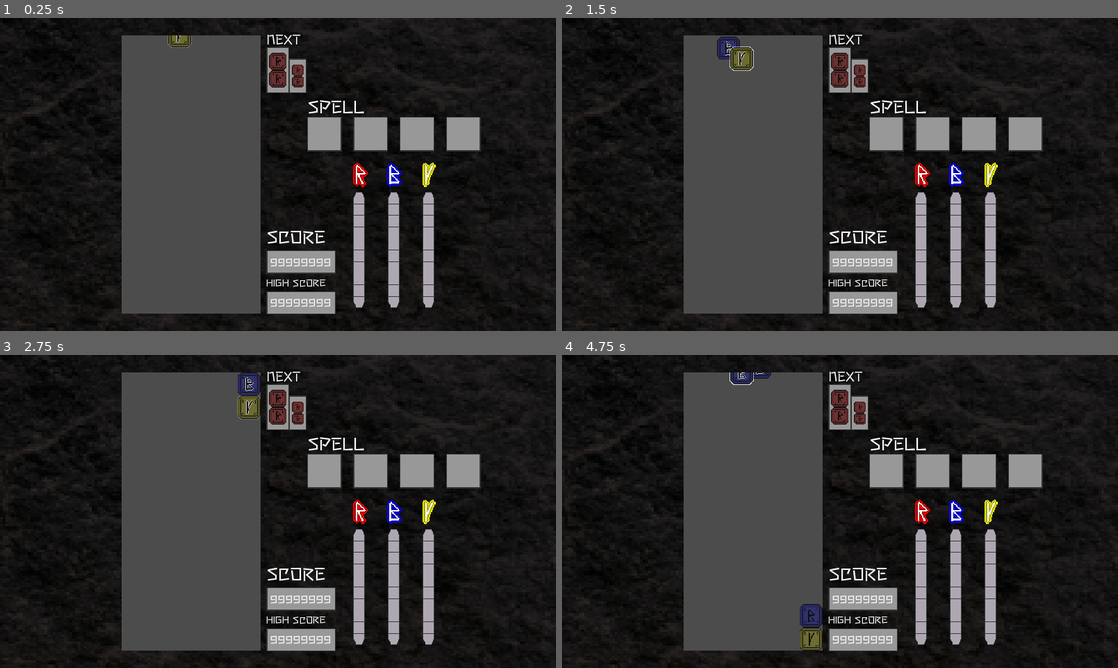
Above: before the commit, frames 1-4 (two rows, left to right).
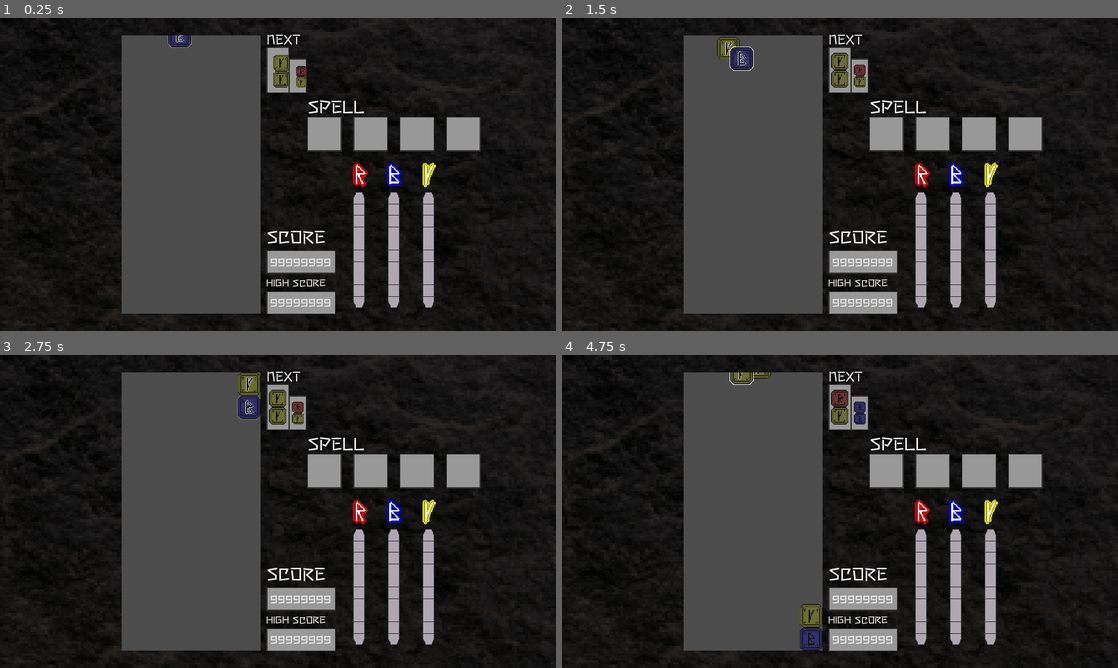
Above: after the commit, the same moments.

Repository: dreamblader/rune_ruckus
Game: Godot game, scene res://game_scene.tscn
Two runs of this game, one before a commit and one after it. Both use one fixed random seed, a clock stepped at 60 frames per second and the inputs below.
Inputs:
- Up to frame 1 (0.25 s): no input
- Up to frame 2 (1.5 s): tap Enter (ui_accept) at 0.5, 0.77 s; hold Right (ui_right) 0.53-1.28 s; hold S (drop) 0.53-1.28 s; hold Down (ui_down) from 1.28 s (still down); tap A (rotate_l) at 1.35 s
- Up to frame 3 (2.75 s): tap Enter (ui_accept) at 1.52, 2 s; release Down (ui_down) at 2.03 s; hold Right (ui_right) from 2.03 s (still down); hold D (rotate_r) from 2.03 s (still down)
- Up to frame 4 (4.75 s): release D (rotate_r) at 2.78 s; tap S (drop) at 2.85 s; tap Enter (ui_accept) at 3.02, 3.77, 4.52 s; release Right (ui_right) at 3.53 s; hold A (rotate_l) 3.53-4.28 s; hold Left (ui_left) from 3.53 s (still down); tap D (rotate_r) at 4.35 s

The runs differ from the first frame. In frame 1, 0.6% of the frame differs, in the area x 30-56%, y 5-23%; in frame 2, 0.7%; in frame 3, 0.8%; in frame 4, 0.9%, in the area x 30-55%, y 5-95%.

Commit message:
rune preview is working

Diff:
--- a/game_scene.tscn
+++ b/game_scene.tscn
@@ -84,4 +84,5 @@
 
 [connection signal="emit_chain" from="Content/MidContainer/Control/ViewportContainer/Viewport/Board" to="." method="_on_Board_emit_chain"]
 [connection signal="emit_orb" from="Content/MidContainer/Control/ViewportContainer/Viewport/Board" to="." method="_on_Board_emit_orb"]
+[connection signal="emit_preview_runes" from="Content/MidContainer/Control/ViewportContainer/Viewport/Board" to="." method="_on_Board_emit_preview_runes"]
 [connection signal="emit_score" from="Content/MidContainer/Control/ViewportContainer/Viewport/Board" to="." method="_on_Board_emit_score"]
--- a/game_script.gd
+++ b/game_script.gd
@@ -51,3 +51,10 @@
 
 func _on_Board_emit_chain(value) -> void:
 	pass # Replace with function body.
+
+
+func _on_Board_emit_preview_runes(preview_runes:Array) -> void:
+	if data == null:
+		yield($Content/RightContainer/DataContent, "ready")
+		data = $Content/RightContainer/DataContent
+	data.set_preview(preview_runes)
--- a/main/board_script.gd
+++ b/main/board_script.gd
@@ -22,6 +22,7 @@
 onready var player = $Player
 
 signal emit_orb(at_position)
+signal emit_preview_runes(preview_runes)
 signal emit_score(value)
 signal emit_chain(value)
 
@@ -33,6 +34,11 @@
 
 
 func _ready():
+	yield(self, "ready")
+	start()
+
+
+func start():
 	rng.randomize()
 	generate_runes()
 	player.tick_move = TICK_MOVE
@@ -44,6 +50,7 @@
 	while next_runes.size() < 4:
 		var random_color_index = rng.randi_range(0, unlocked_colors.size()-1)
 		next_runes.append(unlocked_colors[random_color_index])
+	emit_signal("emit_preview_runes", next_runes)
 
 
 func spawn_player() -> void:
@@ -68,16 +75,21 @@
 
 
 func wait_runes_touch_the_ground(runes) -> void:
+	var start_time = OS.get_system_time_msecs()
 	for rune in runes:
 		if rune != null && rune.is_floating:
 			yield(rune, "touch_the_ground")
 	yield(get_tree(), "idle_frame")
+	prints("TIME TO WAIT: ", OS.get_system_time_msecs()-start_time)
 
 
 func check_runes(runes) -> void:
+	var start_time = OS.get_system_time_msecs()
 	for rune in runes:
 		if rune != null:
 			rune.init_chain_check()
+
+	prints("TIME TO CHECK: ", OS.get_system_time_msecs()-start_time)
 
 
 func wait_runes_explode(runes) -> void:
--- a/runes/preview_runes_script.gd
+++ b/runes/preview_runes_script.gd
@@ -4,16 +4,8 @@
 export (Texture) var blue_rune
 export (Texture) var yellow_rune
 
-export (Rune.COLOR) var side_preview_color setget set_side_color
-export (Rune.COLOR) var pivot_preview_color setget set_pivot_color
-
 onready var side_preview = $SidePreview
 onready var pivot_preview = $PivotPreview
-
-
-func _ready() -> void:
-	set_side_color(side_preview_color)
-	set_pivot_color(pivot_preview_color)
 
 
 func set_side_color(color_index:int) -> void:
--- a/runes/rune_script.gd
+++ b/runes/rune_script.gd
@@ -114,7 +114,11 @@
 
 
 func is_chainable_rune(body) -> bool:
-	return body != null && body.get_class() == my_class && body.color == self.color
+	return is_rune(body) && body.color == self.color
+
+
+func is_rune(body) -> bool:
+	return body != null && body.get_class() == my_class
 
 
 func update_chain(at_side:int, new_chain:Array) -> void:
@@ -141,13 +145,19 @@
 func explode() -> void:
 	if get_power() >= max_power:
 		does_exist = false
+		gravity_call()
 		sprite.frame = max_power-1
 		tween = get_tree().create_tween()
 		tween.tween_property(self, "modulate:a", 0, fade_time).set_trans(Tween.TRANS_SINE)
 		tween.connect("finished", self, "gone")
-	else:
-		is_floating = true
 	reset_chains()
+
+
+func gravity_call() -> void:
+	is_floating = true
+	var possible_rune = detect_body(0)
+	if is_rune(possible_rune):
+		possible_rune.gravity_call()
 
 
 func get_power() -> float:
--- a/ui/data_script.gd
+++ b/ui/data_script.gd
@@ -1,9 +1,11 @@
 extends Control
 
 
+onready var preview_runes = $PreviewPanel
 onready var red_progress = $BarContainer/RedProgress
 onready var blue_progress = $BarContainer/BlueProgress
 onready var yellow_progress = $BarContainer/YellowProgress
+
 
 func _ready() -> void:
 	pass
@@ -32,3 +34,7 @@
 		_:
 			push_error("Invalid color_index in get_bar_position() call")
 			return Vector2()
+
+
+func set_preview(next_preview_runes_color:Array) -> void:
+	preview_runes.set_preview(next_preview_runes_color)
--- a/ui/preview_panel/preview_panel_scene.tscn
+++ b/ui/preview_panel/preview_panel_scene.tscn
@@ -10,16 +10,13 @@
 margin_right = 160.0
 margin_bottom = 260.0
 script = ExtResource( 3 )
+preview_rune = ExtResource( 2 )
 
 [node name="PreviewNext" type="Panel" parent="."]
 margin_right = 80.0
 margin_bottom = 160.0
 rect_clip_content = true
 custom_styles/panel = ExtResource( 1 )
-
-[node name="PreviewRunes" parent="PreviewNext" instance=ExtResource( 2 )]
-position = Vector2( 40, 50 )
-scale = Vector2( 1.5, 1.5 )
 
 [node name="PreviewAfterNext" type="Panel" parent="."]
 show_behind_parent = true
@@ -29,6 +26,3 @@
 margin_bottom = 160.0
 rect_clip_content = true
 custom_styles/panel = ExtResource( 1 )
-
-[node name="PreviewRunes" parent="PreviewAfterNext" instance=ExtResource( 2 )]
-position = Vector2( 32, 40 )
--- a/ui/preview_panel/preview_panel_script.gd
+++ b/ui/preview_panel/preview_panel_script.gd
@@ -1,14 +1,65 @@
 extends Control
 
 export (Array, Rune.COLOR) var preview_color_array setget set_preview
+export (PackedScene) var preview_rune
 
-onready var first_preview = $PreviewNext/PreviewRunes
-onready var second_preview = $PreviewAfterNext/PreviewRunes
+onready var first_preview_panel = $PreviewNext
+onready var second_preview_panel = $PreviewAfterNext
 
-#TODO ATTACH THIS DINAMCALY AND ADD TWEENS!!!!
+
+var first_preview_positions = [Vector2(109,80), Vector2(40,50), Vector2(-98,-10)]
+var second_preview_positions = [Vector2(101,70), Vector2(32,40), Vector2(-37, 10)]
+var scales = [Vector2(0.5, 0.5), Vector2(1.0, 1.0), Vector2(1.5, 1.5), Vector2(2.0, 2.0)]
+var animation_time = 0.35
+var first_preview
+var second_preview
+
+
 func set_preview(preview_array:Array) -> void:
 	if preview_array.size() == 4:
-		first_preview.side_preview_color = preview_array[0]
-		first_preview.pivot_preview_color = preview_array[1]
-		second_preview.side_preview_color = preview_array[2]
-		second_preview.pivot_preview_color = preview_array[3]
+		var next_first_preview = attach_preview(preview_array[0], preview_array[1], true)
+		var next_second_preview = attach_preview(preview_array[2], preview_array[3], false)
+
+		if first_preview != null && second_preview != null:
+			var tween:SceneTreeTween = create_tween()
+			tween.set_trans(Tween.TRANS_QUAD)
+			tween.set_ease(Tween.EASE_IN_OUT)
+			tween.tween_property(next_first_preview, "position", first_preview_positions[1], animation_time)
+			tween.parallel().tween_property(next_first_preview, "scale", scales[2], animation_time)
+			tween.parallel().tween_property(first_preview, "position", first_preview_positions[2], animation_time)
+			tween.parallel().tween_property(first_preview, "scale", scales[3], animation_time)
+			tween.parallel().tween_property(next_second_preview, "position", second_preview_positions[1], animation_time)
+			tween.parallel().tween_property(next_second_preview, "scale", scales[1], animation_time)
+			tween.parallel().tween_property(second_preview, "position", second_preview_positions[2], animation_time)
+			tween.parallel().tween_property(second_preview, "scale", scales[2], animation_time)
+			tween.tween_callback(self, "_on_preview_transition_end", [next_first_preview, next_second_preview])
+		else:
+			first_preview = next_first_preview
+			first_preview.position = first_preview_positions[1]
+			first_preview.scale = scales[2]
+			second_preview = next_second_preview
+			second_preview.position = second_preview_positions[1]
+			second_preview.scale = scales[1]
+
+
+func attach_preview(preview_pivot_color:int, preview_side_color:int, first:bool) -> Node:
+	var temp_preview = preview_rune.instance()
+	if first:
+		temp_preview.position = first_preview_positions[0]
+		temp_preview.scale = scales[1]
+		first_preview_panel.add_child(temp_preview)
+	else:
+		temp_preview.position = second_preview_positions[0]
+		temp_preview.scale = scales[0]
+		second_preview_panel.add_child(temp_preview)
+
+	temp_preview.set_side_color(preview_side_color)
+	temp_preview.set_pivot_color(preview_pivot_color)
+	return temp_preview
+
+
+func _on_preview_transition_end(next_first:Node, next_second:Node) -> void:
+	first_preview.queue_free()
+	second_preview.queue_free()
+	first_preview = next_first
+	second_preview = next_second
